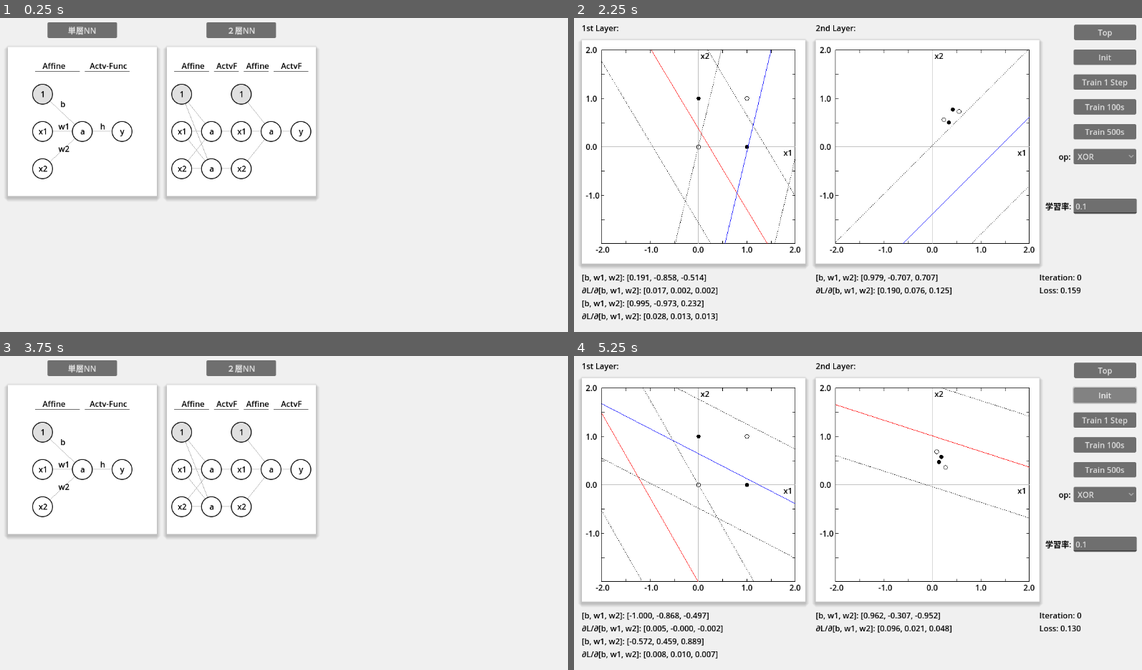
Above: before the commit, frames 1-4 (two rows, left to right).
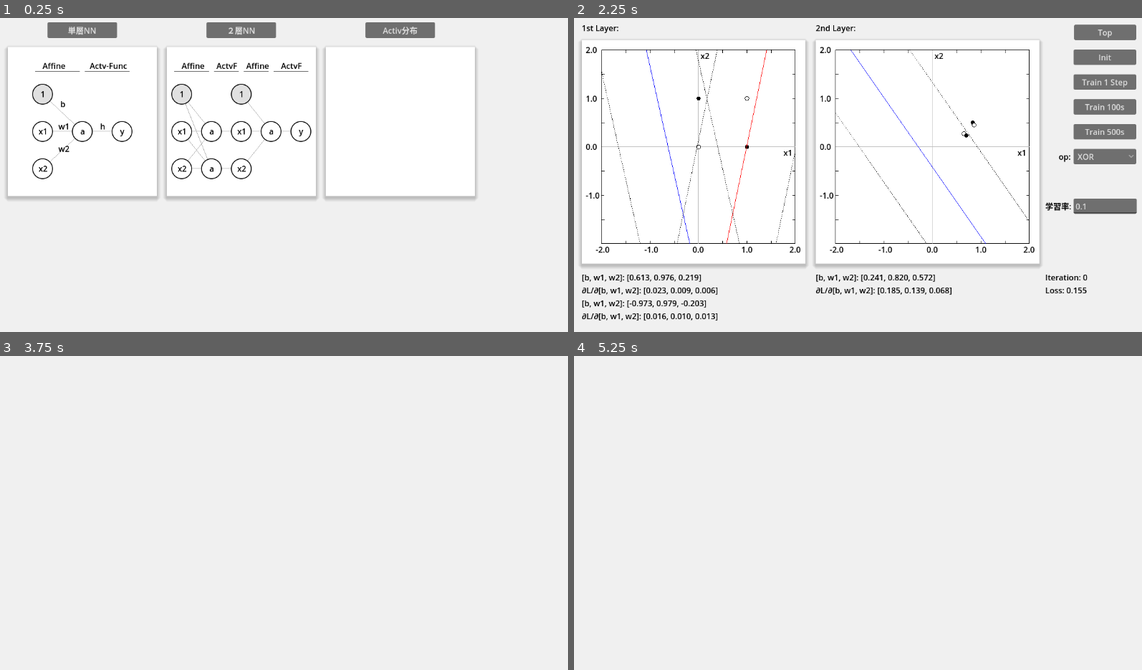
Above: after the commit, the same moments.

Repository: vivisuke/VisualFCL
Game: Godot game, scene res://top_scene.tscn
Two runs of this game, one before a commit and one after it. Both use one fixed random seed, a clock stepped at 60 frames per second and the inputs below.
Inputs (mouse positions are in pixels of both pictures, inside the frame that each line leads up to):
- Up to frame 1 (0.25 s): no input
- Up to frame 2 (2.25 s): click "単層NN" at 0.5 s; click "Top" at 1.25 s; click "２層NN" at 2 s
- Up to frame 3 (3.75 s): click "Top" at 2.75 s; click (397, 368) at 3.5 s, where only the run after the commit has a clickable "Activ分布"
- Up to frame 4 (5.25 s): click (653, 368) at 4.25 s, where only the run before the commit has a clickable "単層NN"; click (1102, 393) at 5 s, where only the run before the commit has a clickable "Init"

The runs differ from the first frame. In frame 1, 1.3% of the frame differs, in the area x 56-84%, y 1-58%; in frame 2, 2.0%; in frame 3, 4.0%; in frame 4, 9.6%, in the area x 1-100%, y 2-97%.

Commit message:
0059 ◎ C 06/20 06/20 0.003│ToDo│トップシーン：アクティベーション分布シーンへのボタン・図 設置

Diff:
--- /dev/null
+++ b/VisualFCL/activate_distri_scene.tscn
@@ -0,0 +1,8 @@
+[gd_scene format=3 uid="uid://dcvcr34qyhr6y"]
+
+[node name="ActivateDistriScene" type="Node2D"]
+
+[node name="BG" type="ColorRect" parent="."]
+offset_right = 1152.0
+offset_bottom = 648.0
+color = Color(0.941176, 0.941176, 0.941176, 1)
--- a/VisualFCL/fc2layer_scene.tscn
+++ b/VisualFCL/fc2layer_scene.tscn
@@ -111,9 +111,9 @@
 text = "∂L/∂[b, w1, w2]: [0, 0, 0]"
 
 [node name="LossLabel" type="Label" parent="."]
-offset_left = 941.0
+offset_left = 953.0
 offset_top = 548.0
-offset_right = 1026.0
+offset_right = 1038.0
 offset_bottom = 574.0
 theme_override_colors/font_color = Color(0, 0, 0, 1)
 text = "Loss = N/A"
@@ -126,9 +126,9 @@
 text = "Train 100s"
 
 [node name="ItrLabel" type="Label" parent="."]
-offset_left = 941.0
+offset_left = 953.0
 offset_top = 522.0
-offset_right = 1026.0
+offset_right = 1038.0
 offset_bottom = 548.0
 theme_override_colors/font_color = Color(0, 0, 0, 1)
 text = "Iteration: 0"
@@ -177,7 +177,7 @@
 
 [node name="Label" type="Label" parent="LearningRate"]
 layout_mode = 0
-offset_left = -91.0
+offset_left = -57.0
 offset_bottom = 31.0
 theme_override_colors/font_color = Color(0, 0, 0, 1)
 text = "学習率: "
--- /dev/null
+++ b/VisualFCL/scripts/ActivationDistriRect.gd
@@ -0,0 +1,24 @@
+extends ColorRect
+
+var selected = false
+var initialized = false
+
+
+# Called when the node enters the scene tree for the first time.
+func _ready():
+	pass # Replace with function body.
+
+# Called every frame. 'delta' is the elapsed time since the previous frame.
+func _process(delta):
+	pass
+
+func _draw():
+	# 背景＋影 描画
+	var style_box = StyleBoxFlat.new()      # 影、ボーダなどを描画するための矩形スタイルオブジェクト
+	style_box.bg_color = Color.WHITE if !selected else Color.LIGHT_CYAN  # 矩形背景色
+	style_box.shadow_offset = Vector2(0, 4)     # 影オフセット
+	style_box.shadow_size = 8                   # 影（ぼかし）サイズ
+	style_box.shadow_color = Color.GRAY
+	draw_style_box(style_box, Rect2(Vector2(0, 0), self.size))      # style_box に設定した矩形を描画
+	#
+	initialized = true
--- a/VisualFCL/scripts/top_scene.gd
+++ b/VisualFCL/scripts/top_scene.gd
@@ -7,6 +7,7 @@
 func _ready():
 	rect_lst.push_back($SingleLayerRect)
 	rect_lst.push_back($DoubleLayerRect)
+	rect_lst.push_back($ActivationDistriRect)
 	#var fnt = $BlackFontLabel.get_theme_font("font")
 	#$SingleLayerRect.fnt = $BlackFontLabel.get_theme_font("font")
 	#$SingleLayerRect.queue_redraw()
@@ -47,21 +48,27 @@
 			else:
 				print("released")
 				if ix == pressed_ix:
-					if ix == 0:
-						get_tree().change_scene_to_file("res://fc1layer_scene.tscn")
-					elif ix == 1:
-						get_tree().change_scene_to_file("res://fc1layer_scene.tscn")
+					do_change_scene(ix)
 				pressed_ix = -1
 				clear_selected()
 		else:
 			clear_selected()
 	pass
 
+func do_change_scene(ix):
+	if ix == 0:
+		get_tree().change_scene_to_file("res://fc1layer_scene.tscn")
+	elif ix == 1:
+		get_tree().change_scene_to_file("res://fc2layer_scene.tscn")
+	elif ix == 2:
+		get_tree().change_scene_to_file("res://activate_distri_scene.tscn")
+
 func _on_single_layer_nn_button_pressed():
-	get_tree().change_scene_to_file("res://fc2layer_scene.tscn")
+	do_change_scene(0)
 	pass # Replace with function body.
-
-
 func _on_two_layer_nn_button_pressed():
-	get_tree().change_scene_to_file("res://fc2layer_scene.tscn")
+	do_change_scene(1)
 	pass # Replace with function body.
+func _on_activate_distri_button_pressed():
+	do_change_scene(2)
+	pass # Replace with function body.
--- a/VisualFCL/top_scene.tscn
+++ b/VisualFCL/top_scene.tscn
@@ -1,8 +1,9 @@
-[gd_scene load_steps=4 format=3 uid="uid://bhn16u7hhqek5"]
+[gd_scene load_steps=5 format=3 uid="uid://bhn16u7hhqek5"]
 
 [ext_resource type="Script" path="res://scripts/top_scene.gd" id="1_8gowc"]
 [ext_resource type="Script" path="res://scripts/SingleLayerRect.gd" id="2_v6wdx"]
 [ext_resource type="Script" path="res://scripts/DoubleLayerRect.gd" id="3_xv4wc"]
+[ext_resource type="Script" path="res://scripts/ActivationDistriRect.gd" id="4_6cx0r"]
 
 [node name="TopScene" type="Node2D"]
 script = ExtResource("1_8gowc")
@@ -26,6 +27,13 @@
 offset_bottom = 51.0
 text = "２層NN"
 
+[node name="ActivateDistriButton" type="Button" parent="."]
+offset_left = 740.0
+offset_top = 20.0
+offset_right = 880.0
+offset_bottom = 51.0
+text = "Activ分布"
+
 [node name="SingleLayerRect" type="ColorRect" parent="."]
 offset_left = 20.0
 offset_top = 70.0
@@ -40,12 +48,13 @@
 offset_bottom = 370.0
 script = ExtResource("3_xv4wc")
 
-[node name="BlackFontLabel" type="Label" parent="."]
-offset_top = -78.0
-offset_right = 118.0
-offset_bottom = -52.0
-theme_override_colors/font_color = Color(0, 0, 0, 1)
-text = "BlackFontLabel"
+[node name="ActivationDistriRect" type="ColorRect" parent="."]
+offset_left = 660.0
+offset_top = 70.0
+offset_right = 960.0
+offset_bottom = 370.0
+script = ExtResource("4_6cx0r")
 
 [connection signal="pressed" from="SingleLayerNNButton" to="." method="_on_single_layer_nn_button_pressed"]
 [connection signal="pressed" from="TwoLayerNNButton" to="." method="_on_two_layer_nn_button_pressed"]
+[connection signal="pressed" from="ActivateDistriButton" to="." method="_on_activate_distri_button_pressed"]
Not shown, changed: VisualFCL.spr
